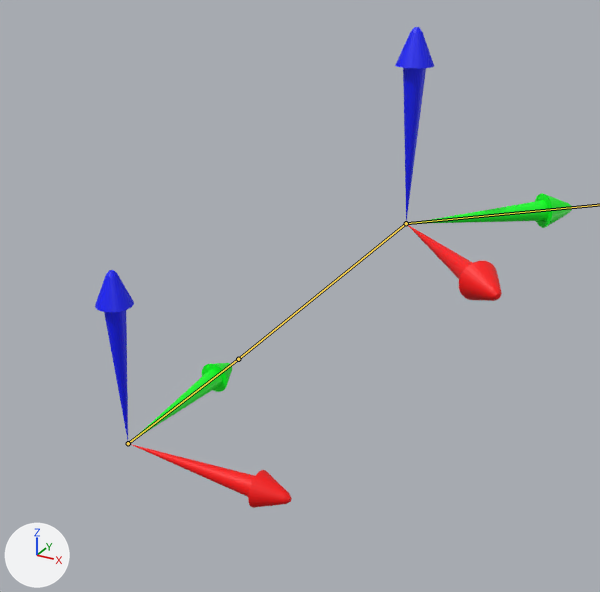
Two versions of the Blender file SrcAssets/Debug/Gizmo/gizmo.blend, one commit apart.
Before and after are seen from a camera (50 mm lens) standing at (2.4, -2.62, 2.3) and looking at (0.71, 0.46, 0.76). Lighting does not change. The marker at lower left points along +X, +Y and +Z. The bones that bend it are drawn over the model as lines.

In view in the first picture: 'Gizmo_Off'.
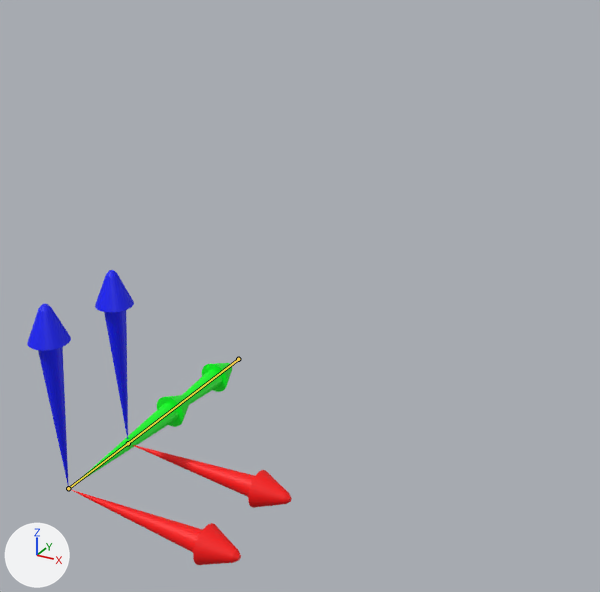
The newer file adds an action. The first version stands in its rest pose; the second is drawn at frame 170 of the action 'ArmatureAction'.

Changed parts and their boxes [x1, y1, x2, y2] in the pictures (600 x 592 px):
'Gizmo_Off', posed (44% narrower, 39% shorter): before [95, 27, 572, 508]; after [27, 270, 292, 565]
bone 'Ext', root to tip: before (238, 359) to (406, 223); after (238, 359) to (68, 488)

What the commit changed:
Bone 'Ext' (bone_ext) turns from (0, 0, 0) to (0, -45, -90) degrees about its own x, y and z.
Bone 'Bone2' (bone_bone2) turns from (0, 0, 0) to (-45, 0, 135) degrees about its own x, y and z.
